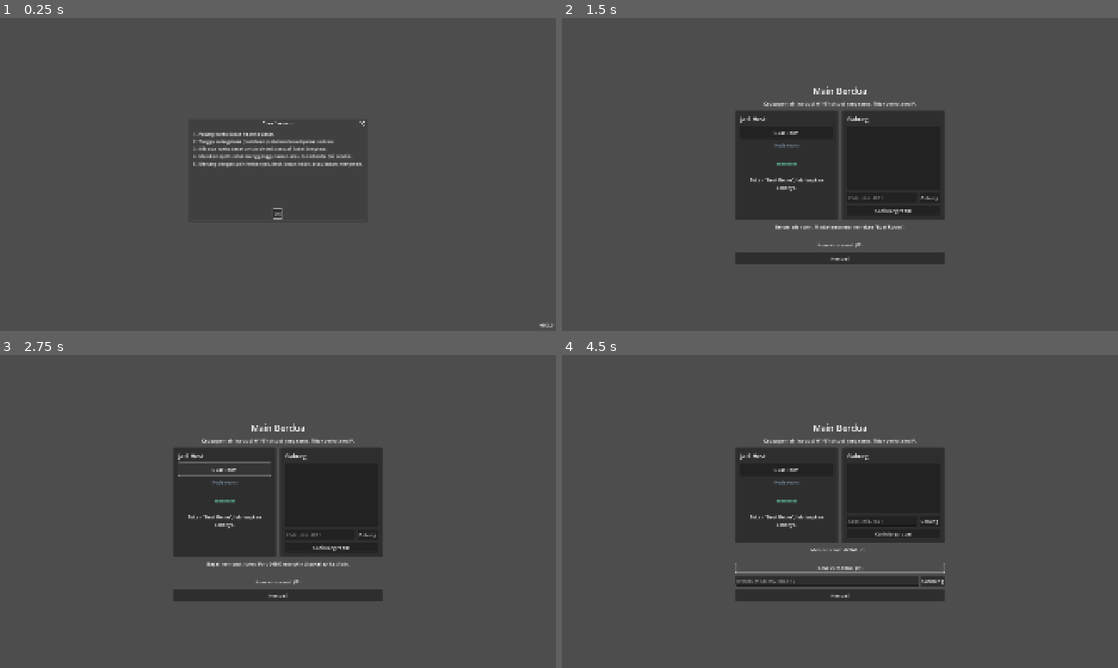
Above: before the commit, frames 1-4 (two rows, left to right).
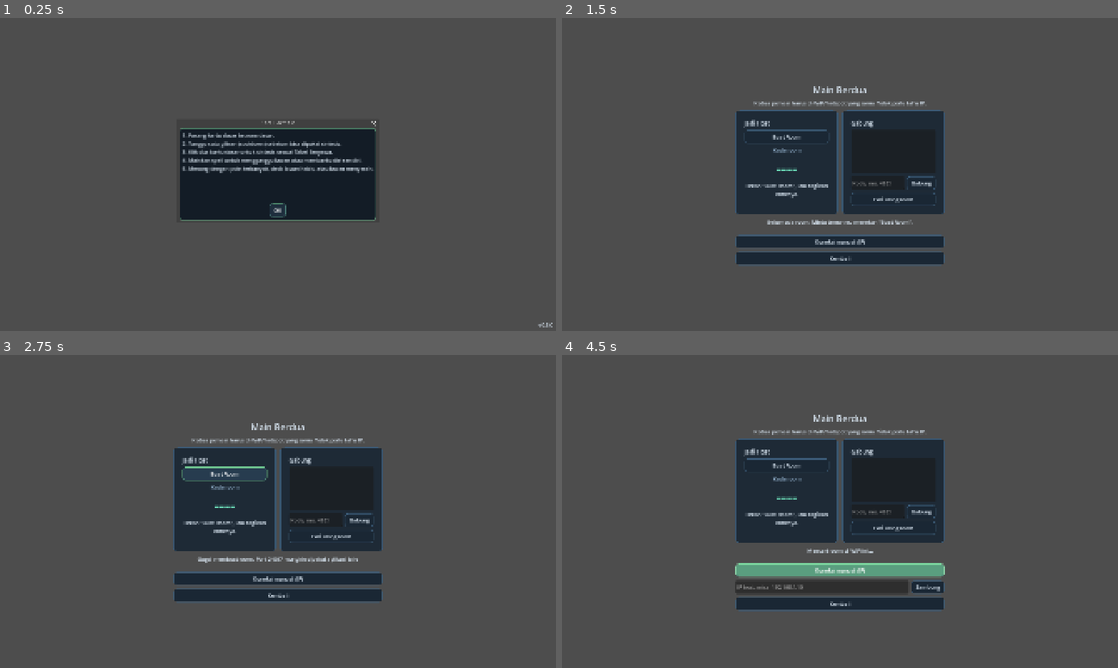
Above: after the commit, the same moments.

Repository: Arrel99/elementa-
Game: Godot game, scene res://scenes/screens/main_menu.tscn
The game is run twice, just before and just after one commit, with the same random seed, the same clock (stepped at 60 frames per second) and the same inputs.
Inputs:
- Up to frame 1 (0.25 s): no input
- Up to frame 2 (1.5 s): click "OK" at 0.5 s; click "Main" at 1.25 s
- Up to frame 3 (2.75 s): click "Buat Room" at 2 s
- Up to frame 4 (4.5 s): click "Gabung" at 2.75 s; click "Cari ulang room" at 3.5 s; click "Koneksi manual (IP)" at 4.25 s

The runs differ from the first frame. In frame 1, 10% of the frame differs, in the area x 32-100%, y 32-99%; in frame 2, 5.1%; in frame 3, 5.7%; in frame 4, 7.7%.

Commit message:
feat: theme global + kursor tangan untuk semua tombol
Akar masalah hover tombol: project ini sama sekali tidak punya theme, jadi semua tombol memakai theme bawaan Godot yang hover-nya nyaris tak terlihat di latar gelap game. Geometri hover sendiri sudah benar -- final_transform adalah skala murni 0.9016 dan screen/stretch_transform identik, jadi matriks input dan render persis saling invers.

themes/elementa.tres: theme global pertama (Button normal/hover/pressed/disabled/focus, PanelContainer, PopupPanel, AcceptDialog, Label). Hover mengubah isi panel DAN garis tepi jadi hijau aksen #76d399.

scripts/core/ui_polish.gd (autoload UiPolish): memasang CURSOR_POINTING_HAND pada setiap Button lewat node_added, termasuk tombol buatan kode dan tombol bawaan dialog Godot.

lobby.tscn: hapus flat=true pada BtnManual karena tombol flat tidak menggambar latar normal maupun hover.

Verifikasi headless: 89 lulus 0 gagal (theme terpasang, hover berbeda dari normal di semua tombol, kontras cukup, kursor tangan, Label ikut theme). test.tscn tetap 63 lulus 0 gagal; main_menu/lobby/library/game tanpa error.

Diff:
--- a/project.godot
+++ b/project.godot
@@ -24,6 +24,7 @@
 CardDB="*res://scripts/core/card_db.gd"
 Net="*res://scripts/net/net.gd"
 Lan="*res://scripts/net/lan.gd"
+UiPolish="*res://scripts/core/ui_polish.gd"
 
 [display]
 
@@ -34,4 +35,5 @@
 
 [gui]
 
+theme/custom="res://themes/elementa.tres"
 theme/default_font_size=18
--- a/scenes/screens/lobby.tscn
+++ b/scenes/screens/lobby.tscn
@@ -156,7 +156,6 @@
 layout_mode = 2
 toggle_mode = true
 text = "Koneksi manual (IP)"
-flat = true
 
 [node name="ManualRow" type="HBoxContainer" parent="V"]
 visible = false
--- /dev/null
+++ b/scripts/core/ui_polish.gd
@@ -0,0 +1,31 @@
+extends Node
+
+## Autoload UiPolish: memaksa kursor "tangan menunjuk" pada semua tombol.
+##
+## Kenapa lewat autoload, bukan theme: warna hover diatur oleh Theme
+## (themes/elementa.tres), tetapi properti kursor BUKAN bagian dari Theme --
+## ia properti per-Control. Tombol yang dibuat dari kode (pilihan kartu di popup
+## Spektrometer) dan tombol bawaan dialog Godot (OK/Batal) tidak ada di file
+## .tscn mana pun, jadi tidak bisa diset lewat scene.
+##
+## node_added dipakai supaya tombol yang muncul belakangan ikut kena tanpa perlu
+## menyentuh tiap scene atau memanggil fungsi khusus.
+
+const POINTING_HAND := Control.CURSOR_POINTING_HAND
+
+func _ready() -> void:
+	_apply(get_tree().root)
+	get_tree().node_added.connect(_on_node_added)
+
+func _on_node_added(node: Node) -> void:
+	# Button mencakup CheckBox, CheckButton, OptionButton, dan MenuButton --
+	# semuanya bisa diklik, jadi semuanya pantas memakai kursor tangan.
+	if node is Button:
+		var b := node as Button
+		if b.mouse_default_cursor_shape != POINTING_HAND:
+			b.mouse_default_cursor_shape = POINTING_HAND
+
+func _apply(node: Node) -> void:
+	_on_node_added(node)
+	for child in node.get_children():
+		_apply(child)
--- /dev/null
+++ b/themes/elementa.tres
@@ -0,0 +1,147 @@
+[gd_resource type="Theme" load_steps=9 format=3]
+
+; Theme global Elementa. Didaftarkan di project.godot lewat
+; [gui] theme/custom="res://themes/elementa.tres" sehingga berlaku untuk SEMUA
+; tombol, panel, dan label tanpa perlu theme_override di tiap scene.
+;
+; Palet diambil dari papan (game.tscn) supaya tampilan menyatu:
+;   latar gelap   Color(0.0549019, 0.0823529, 0.117647)
+;   panel         Color(0.101961, 0.152941, 0.203922)
+;   garis         Color(0.235294, 0.360784, 0.470588)
+;   aksen hijau   Color(0.462745, 0.827451, 0.6)
+;
+; Hover sengaja memakai dua perubahan sekaligus (isi panel DAN garis tepi)
+; supaya mustahil terlewat di monitor apa pun.
+
+[sub_resource type="StyleBoxFlat" id="StyleBoxFlat_btn_normal"]
+content_margin_left = 16.0
+content_margin_top = 10.0
+content_margin_right = 16.0
+content_margin_bottom = 10.0
+bg_color = Color(0.101961, 0.152941, 0.203922, 1)
+border_width_left = 2
+border_width_top = 2
+border_width_right = 2
+border_width_bottom = 2
+border_color = Color(0.235294, 0.360784, 0.470588, 1)
+corner_radius_top_left = 10
+corner_radius_top_right = 10
+corner_radius_bottom_right = 10
+corner_radius_bottom_left = 10
+
+[sub_resource type="StyleBoxFlat" id="StyleBoxFlat_btn_hover"]
+content_margin_left = 16.0
+content_margin_top = 10.0
+content_margin_right = 16.0
+content_margin_bottom = 10.0
+bg_color = Color(0.152941, 0.235294, 0.309804, 1)
+border_width_left = 2
+border_width_top = 2
+border_width_right = 2
+border_width_bottom = 2
+border_color = Color(0.462745, 0.827451, 0.6, 1)
+corner_radius_top_left = 10
+corner_radius_top_right = 10
+corner_radius_bottom_right = 10
+corner_radius_bottom_left = 10
+
+[sub_resource type="StyleBoxFlat" id="StyleBoxFlat_btn_pressed"]
+content_margin_left = 16.0
+content_margin_top = 10.0
+content_margin_right = 16.0
+content_margin_bottom = 10.0
+bg_color = Color(0.462745, 0.827451, 0.6, 1)
+border_width_left = 2
+border_width_top = 2
+border_width_right = 2
+border_width_bottom = 2
+border_color = Color(0.67451, 0.929412, 0.780392, 1)
+corner_radius_top_left = 10
+corner_radius_top_right = 10
+corner_radius_bottom_right = 10
+corner_radius_bottom_left = 10
+
+[sub_resource type="StyleBoxFlat" id="StyleBoxFlat_btn_disabled"]
+content_margin_left = 16.0
+content_margin_top = 10.0
+content_margin_right = 16.0
+content_margin_bottom = 10.0
+bg_color = Color(0.0823529, 0.101961, 0.129412, 0.7)
+border_width_left = 2
+border_width_top = 2
+border_width_right = 2
+border_width_bottom = 2
+border_color = Color(0.176471, 0.223529, 0.27451, 0.7)
+corner_radius_top_left = 10
+corner_radius_top_right = 10
+corner_radius_bottom_right = 10
+corner_radius_bottom_left = 10
+
+[sub_resource type="StyleBoxFlat" id="StyleBoxFlat_btn_focus"]
+content_margin_left = 16.0
+content_margin_top = 10.0
+content_margin_right = 16.0
+content_margin_bottom = 10.0
+bg_color = Color(0.152941, 0.235294, 0.309804, 0.35)
+border_width_left = 2
+border_width_top = 2
+border_width_right = 2
+border_width_bottom = 2
+border_color = Color(0.462745, 0.827451, 0.6, 0.55)
+corner_radius_top_left = 10
+corner_radius_top_right = 10
+corner_radius_bottom_right = 10
+corner_radius_bottom_left = 10
+
+[sub_resource type="StyleBoxFlat" id="StyleBoxFlat_panel"]
+content_margin_left = 14.0
+content_margin_top = 14.0
+content_margin_right = 14.0
+content_margin_bottom = 14.0
+bg_color = Color(0.101961, 0.152941, 0.203922, 0.92)
+border_width_left = 1
+border_width_top = 1
+border_width_right = 1
+border_width_bottom = 1
+border_color = Color(0.235294, 0.360784, 0.470588, 0.8)
+corner_radius_top_left = 12
+corner_radius_top_right = 12
+corner_radius_bottom_right = 12
+corner_radius_bottom_left = 12
+
+[sub_resource type="StyleBoxFlat" id="StyleBoxFlat_popup"]
+content_margin_left = 12.0
+content_margin_top = 12.0
+content_margin_right = 12.0
+content_margin_bottom = 12.0
+bg_color = Color(0.0705882, 0.105882, 0.145098, 0.98)
+border_width_left = 2
+border_width_top = 2
+border_width_right = 2
+border_width_bottom = 2
+border_color = Color(0.462745, 0.827451, 0.6, 0.8)
+corner_radius_top_left = 12
+corner_radius_top_right = 12
+corner_radius_bottom_right = 12
+corner_radius_bottom_left = 12
+
+[resource]
+default_font_size = 18
+Button/colors/font_color = Color(0.85098, 0.901961, 0.94902, 1)
+Button/colors/font_hover_color = Color(1, 1, 1, 1)
+Button/colors/font_pressed_color = Color(0.0549019, 0.0823529, 0.117647, 1)
+Button/colors/font_focus_color = Color(1, 1, 1, 1)
+Button/colors/font_disabled_color = Color(0.451, 0.501961, 0.560784, 1)
+Button/colors/icon_normal_color = Color(0.85098, 0.901961, 0.94902, 1)
+Button/colors/icon_hover_color = Color(1, 1, 1, 1)
+Button/colors/icon_pressed_color = Color(0.0549019, 0.0823529, 0.117647, 1)
+Button/font_sizes/font_size = 18
+Button/styles/normal = SubResource("StyleBoxFlat_btn_normal")
+Button/styles/hover = SubResource("StyleBoxFlat_btn_hover")
+Button/styles/pressed = SubResource("StyleBoxFlat_btn_pressed")
+Button/styles/disabled = SubResource("StyleBoxFlat_btn_disabled")
+Button/styles/focus = SubResource("StyleBoxFlat_btn_focus")
+Label/colors/font_color = Color(0.85098, 0.901961, 0.94902, 1)
+PanelContainer/styles/panel = SubResource("StyleBoxFlat_panel")
+PopupPanel/styles/panel = SubResource("StyleBoxFlat_popup")
+AcceptDialog/styles/panel = SubResource("StyleBoxFlat_popup")
Not shown, changed: CHANGELOG.md
Not shown, changed: README.md
